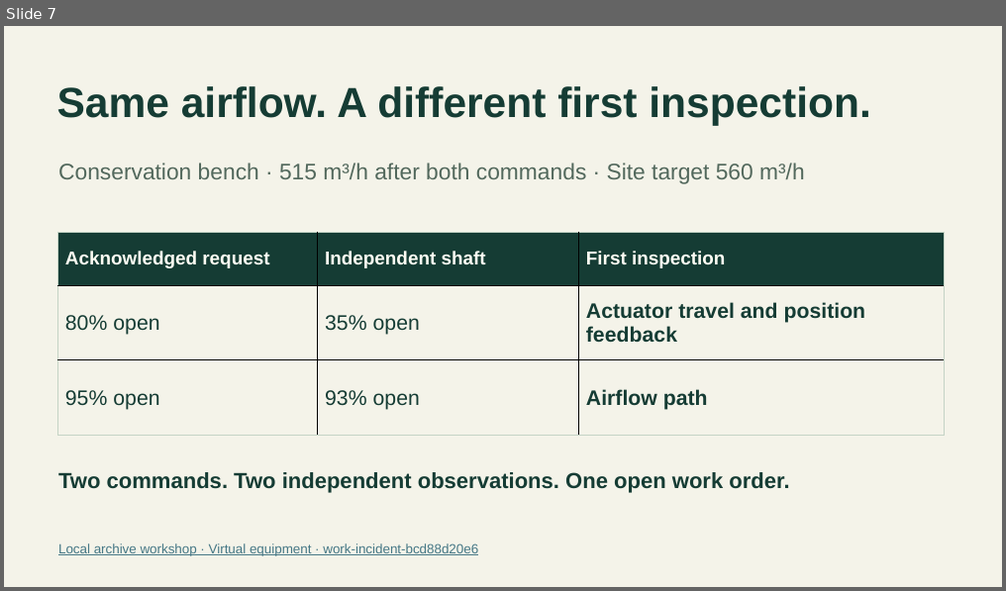
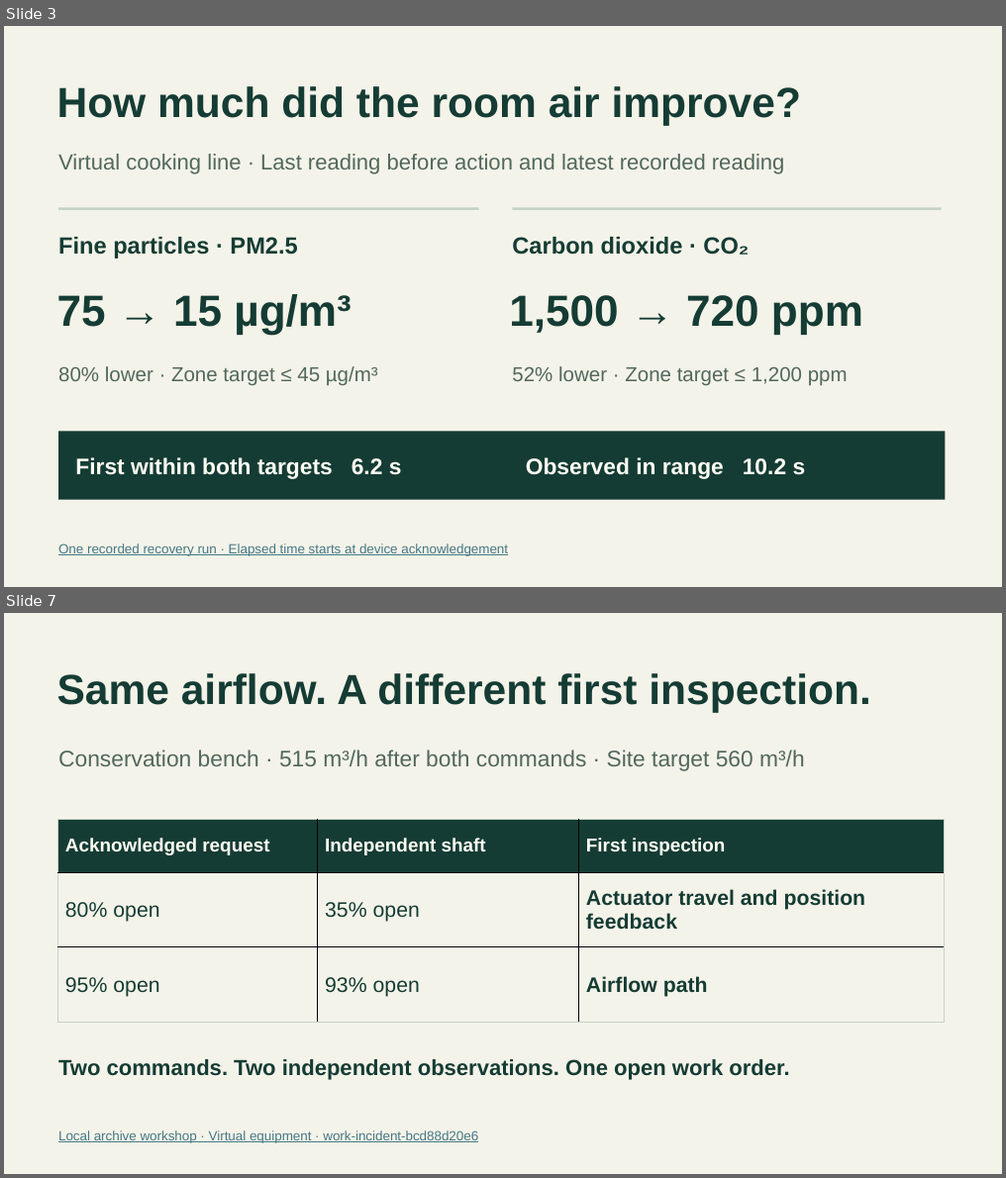
Before and after one commit to openSoom/openSoom, a slide deck: deliverables/presentation/openSoom-evaluation.pptx. Shown one above the other, each under a label of ours: slide 7 before the commit, slides 3 and 7 after it; the slides between them are not shown. The pictures are 1006x591 and 1006x1178 pixels, drawn with LibreOffice and Linux fonts; fonts in the diff are those of the drawing. Boxes give left, top, right and bottom in pixels: in the first picture for what was removed or moved away, otherwise in the second. Text is boxed around its words. In the diff, an @@ line names an element or a change of style, - is before the commit and + after.

Commit message:
Show how room air changed after ventilation, when targets were reached and how long readings held

```diff
--- a/deliverables/presentation/openSoom-evaluation.pptx
+++ b/deliverables/presentation/openSoom-evaluation.pptx
@@ slide 3 added at [4,26,1002,587], background #F4F3E9 @@
@@ text added at [57,86,801,125], 40.5 pt, text #153C34, bold @@
+How much did the room air improve?
@@ text added at [58,154,785,174], 21 pt, text #52685C @@
+Virtual cooking line · Last reading before action and latest recorded reading
@@ rectangle added at [58,208,478,210], fill #C4D3C5 @@
@@ rectangle added at [512,208,942,210], fill #C4D3C5 @@
@@ text added at [58,237,297,259], 22.5 pt, text #153C34, bold @@
+Fine particles · PM2.5
@@ text added at [512,237,748,255], 22.5 pt, text #153C34, bold @@
+Carbon dioxide · CO₂
@@ text added at [57,294,350,334], 42 pt, text #153C34, bold @@
+75 → 15 µg/m³
@@ text added at [509,295,863,334], 42 pt, text #153C34, bold @@
+1,500 → 720 ppm
@@ text added at [58,367,378,385], 19.5 pt, text #52685C @@
+80% lower · Zone target ≤ 45 µg/m³
@@ text added at [512,367,847,386], 19.5 pt, text #52685C @@
+52% lower · Zone target ≤ 1,200 ppm
@@ rectangle added at [58,432,945,500], fill #153C34 @@
@@ text added at [75,458,402,479], 21.8 pt, text #FCFCF3, bold @@
+First within both targets 6.2 s
@@ text added at [526,458,806,479], 21.8 pt, text #FCFCF3, bold @@
+Observed in range 10.2 s
@@ text added at [58,544,508,557], 12.8 pt, text #467886, underline @@
+One recorded recovery run · Elapsed time starts at device acknowledgement
```
Also in this commit, not shown: 5 slides changed, 1 other slide added, 2 slides removed, 39 other files.
